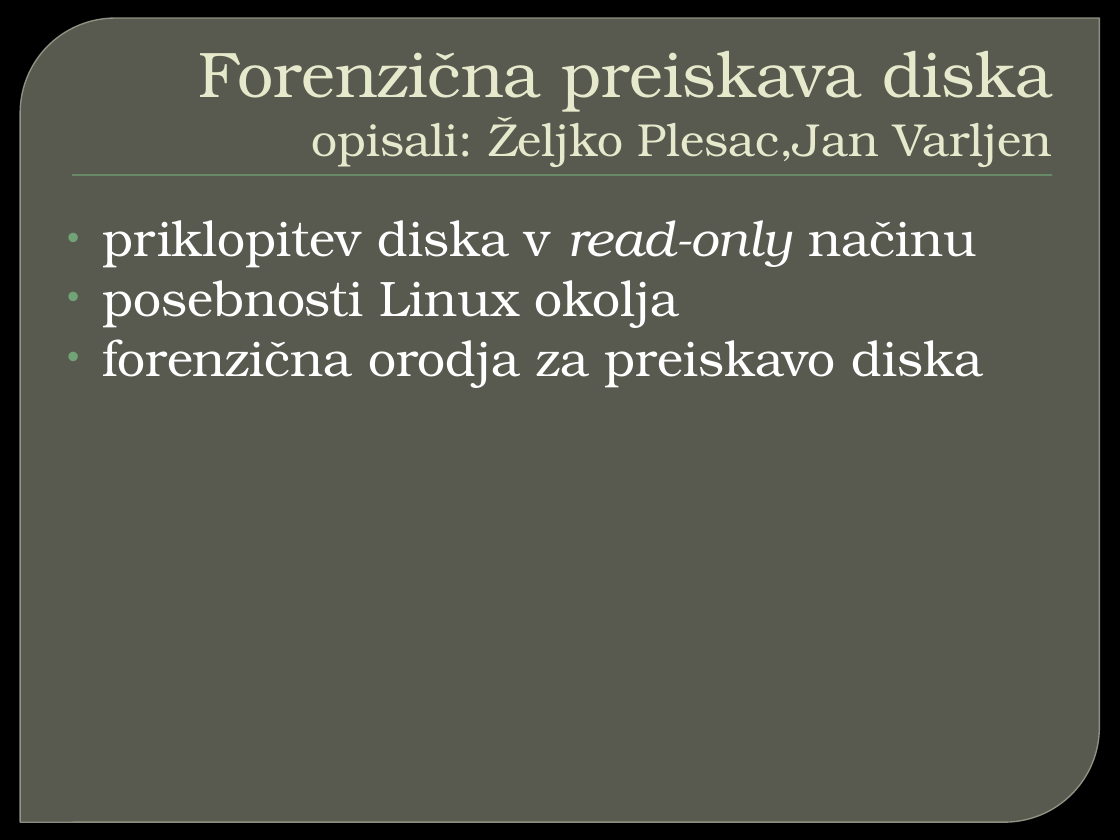
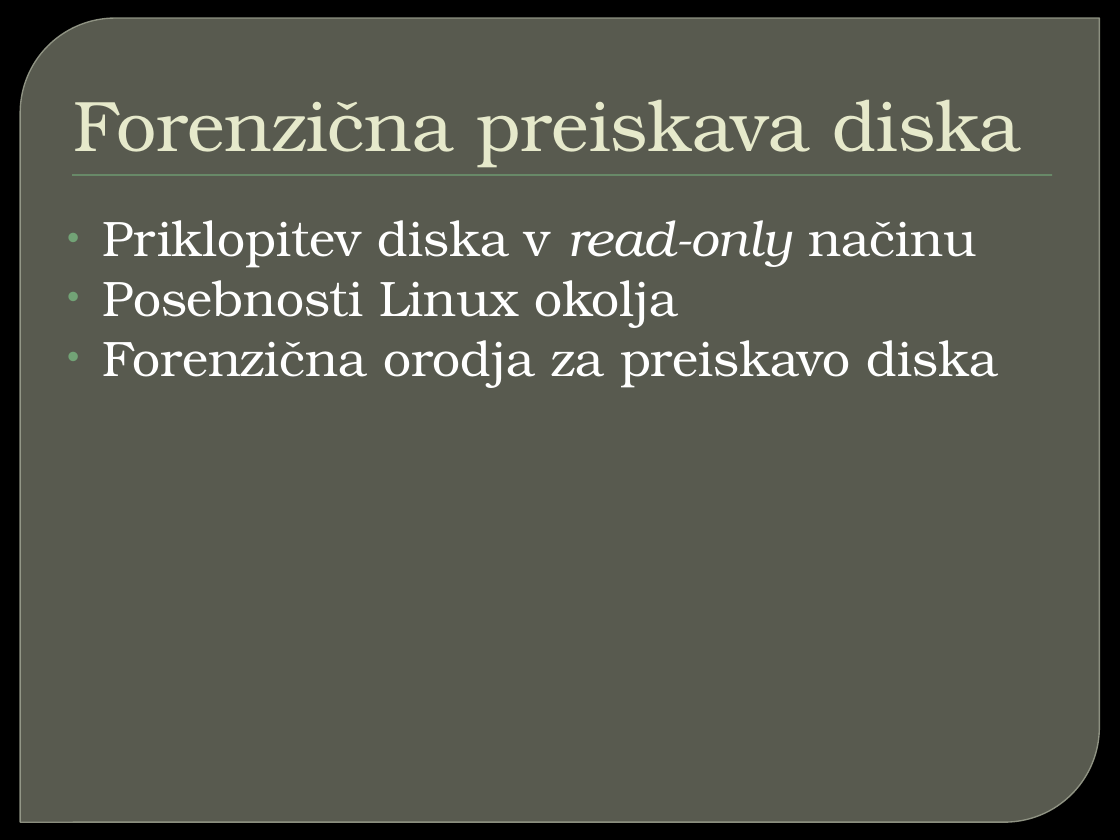
Before and after one commit to primus11/Digital-forensics, a slide deck: slide 3 of Forenzicna_analiza_OS_Linux.pptx (slide 8 before the commit). Drawn at 1120x840 pixels with LibreOffice and Linux fonts; fonts in the diff are those of the drawing; background and template pictures are left out. Boxes give left, top, right and bottom in pixels: in the first picture for what was removed or moved away, otherwise in the second. Text is boxed around its words. In the diff, an @@ line names an element or a change of style, - is before the commit and + after.

```diff
--- a/Forenzicna_analiza_OS_Linux.pptx
+++ b/Forenzicna_analiza_OS_Linux.pptx
@@ title at (x1=74, y1=99, x2=1021, y2=168): text changed; size 29.7 to 46 pt @@
-Forenzična preiskava diska
-opisali: Željko Plesac,Jan Varljen
+Forenzična preiskava diska
@@ text at (x1=103, y1=220, x2=999, y2=388): text changed @@
-• priklopitev diska v read-only načinu
-• posebnosti Linux okolja
-• forenzična orodja za preiskavo diska
+• Priklopitev diska v read-only načinu
+• Posebnosti Linux okolja
+• Forenzična orodja za preiskavo diska
```
Also in this commit, not shown: 15 other slides changed, 6 slides added, 1 other file.
